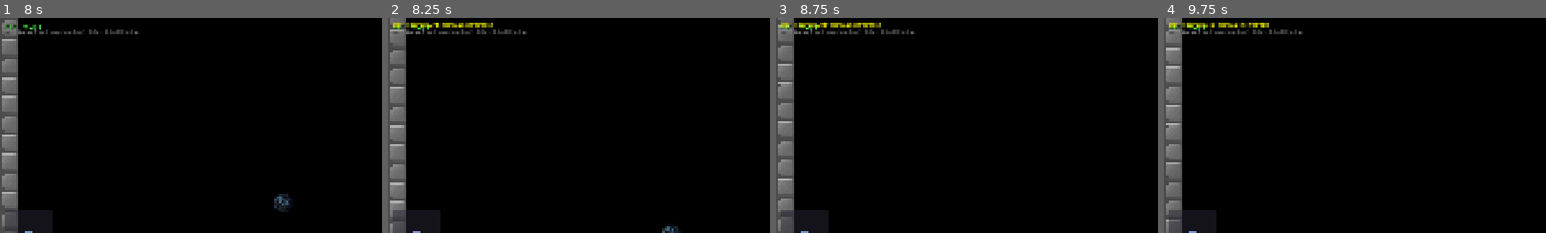
Above: before the commit, frames 1-4 (left to right).
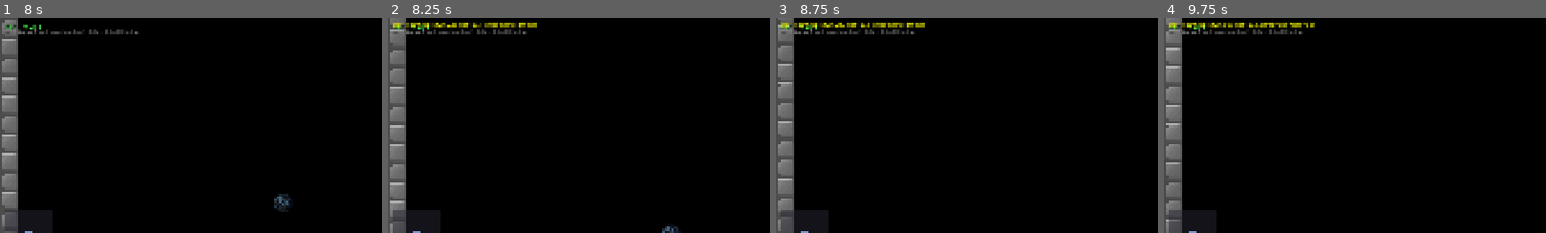
Above: after the commit, the same moments.

Repository: Wmoook/ee2
Game: Godot game, scene res://scenes/world/game.tscn
Two runs of this game, one before a commit and one after it. Both use one fixed random seed, a clock stepped at 60 frames per second and the inputs below.
Inputs (mouse positions are % of the whole screen's width and height, from its top left):
- Up to frame 1 (8 s): tap Enter at 0.5, 5, 6.5 s; move the mouse to (72, 45) at 0.52 s; hold D (move_right) 0.53-1.25 s; hold Ctrl 0.53-1.25 s; click (72, 45) at 0.67 s; tap Space (jump) at 0.77, 1.07, 2, 2.1, 3.77, 3.8, 4.07, 5.75, 6.77, 7.07 s; tap C at 0.8, 5.3 s; drag from (30, 55) to (45, 70) at 1.27 s; move the mouse to (60, 28) at 2.02 s; hold D (move_right) 2.03-2.75 s; hold Ctrl 2.03-2.75 s; drag from (45, 70) to (20, 35) at 2.77 s; move the mouse to (80, 65) at 3.52 s; hold A (move_left) 3.53-4.25 s; hold Mouse wheel down (block_prev) 3.53-4.25 s; drag from (20, 35) to (35, 25) at 4.27 s; move the mouse to (55, 50) at 5.02 s; hold S 5.03-5.75 s; hold Right mouse button (remove_block) 5.03-5.75 s; click (55, 50) at 5.17 s; drag from (35, 25) to (30, 55) at 5.77 s; move the mouse to (72, 45) at 6.52 s; hold W 6.53-7.25 s; hold Ctrl 6.53-7.25 s; tap G at 6.6 s; drag from (30, 55) to (45, 70) at 7.27 s
- Up to frame 2 (8.25 s): move the mouse to (60, 28) at 8.02 s; hold S from 8.03 s (still down); tap P at 8.1 s
- Up to frame 3 (8.75 s): keep holding S; tap Space (jump) at 8.3 s
- Up to frame 4 (9.75 s): release S at 8.75 s; drag from (45, 70) to (20, 35) at 8.77 s; move the mouse to (80, 65) at 9.52 s; hold W from 9.53 s (still down); hold C from 9.53 s (still down); tap 1 at 9.6 s; click (80, 65) at 9.67 s
The pictures show only the part of the screen within x 0-50%, y 0-50%; the shares and areas given below are measured in that part.

Frame 1 is identical in both runs. In frame 2, 0.6% of the frame differs, in the area x 7-39%, y 2-5%; in frame 3, 0.5%; in frame 4, 0.6%.

Commit message:
Polyline auto-split at pinch points for V/U wedge detection
Visual/collision separation: full curve renders as one mesh,
split halves handle collision only.
- _find_pinch_point: spatial hash detects self-narrowing (< 32px)
- Split at midpoint between closest non-adjacent points
- render_only: full curve visible, skipped by collision
- collision_only: split halves invisible, used by sandwich detection
- No recursive splitting (prevents texture fragmentation)
- Renderer reverted to original UV logic (no split artifacts)
- Debug overlay (P key) shows polyline count and wedge state

Co-Authored-By: Claude Opus 4.6 (1M context) <noreply@anthropic.com>

Diff:
--- a/scripts/player/ee_physics.gd
+++ b/scripts/player/ee_physics.gd
@@ -117,10 +117,10 @@
 	return 1.0
 
 func tick(input_h: int, input_v: int, space_just: bool, space_held: bool) -> void:
-	# Wedge: suppress directional input (currently disabled — V-shape detection removed)
-	#if is_wedged:
-	#	input_h = 0
-	#	input_v = 0
+	# Wedge: suppress directional input. Only jump works.
+	if is_wedged:
+		input_h = 0
+		input_v = 0
 	_now_ms += MS_PER_TICK
 	# Track speed in gravity direction to prevent jump during launch
 	var _pre_tick_speedY: float = _speedY
@@ -654,8 +654,7 @@
 	_handle_jump(space_just, space_held)
 
 	# 10. Debug info (P key overlay)
-	debug_text = "stick=%d pos=(%.0f,%.0f) spd=(%.1f,%.1f) grnd=%s" % [_stick_poly_idx, x, y, _speedX, _speedY, is_grounded]
-	is_wedged = false
+	debug_text = "stick=%d polys=%d pos=(%.0f,%.0f) spd=(%.1f,%.1f) grnd=%s wedge=%s" % [_stick_poly_idx, WorldManager.polylines.size(), x, y, _speedX, _speedY, is_grounded, is_wedged]
 
 func _arrow_dir_to_vec(dir: int) -> Vector2:
 	match dir:
--- a/scripts/world/world_manager.gd
+++ b/scripts/world/world_manager.gd
@@ -62,9 +62,69 @@
 					fb["group"] = -1
 			break
 
-func add_polyline(points: PackedVector2Array, side: String = "top", block_id: int = 9) -> void:
+func _find_pinch_point(pts: PackedVector2Array) -> int:
+	## Find where a polyline self-narrows (two non-adjacent parts within 17px).
+	## Returns the midpoint split index, or -1 if no pinch found.
+	const PINCH_DIST: float = 32.0  # Player can't fit when centerlines < 2*(8+8) apart
+	const MIN_SEG_GAP: int = 15  # Skip adjacent segments on same smooth section
+	if pts.size() < MIN_SEG_GAP * 2 + 1:
+		return -1  # Too short to self-intersect
+	# Spatial hash for efficiency
+	var cell_size: int = 32  # Must be >= PINCH_DIST for reliable neighbor search
+	var buckets: Dictionary = {}
+	for i in range(pts.size()):
+		var key: int = int(floor(pts[i].x / cell_size)) * 10000 + int(floor(pts[i].y / cell_size))
+		if not buckets.has(key):
+			buckets[key] = []
+		buckets[key].append(i)
+	# Find closest non-adjacent pair
+	var best_dist: float = PINCH_DIST
+	var best_i: int = -1
+	var best_j: int = -1
+	for i in range(pts.size()):
+		var gx: int = int(floor(pts[i].x / cell_size))
+		var gy: int = int(floor(pts[i].y / cell_size))
+		for dx in range(-1, 2):
+			for dy in range(-1, 2):
+				var key: int = (gx + dx) * 10000 + (gy + dy)
+				if not buckets.has(key):
+					continue
+				for j in buckets[key]:
+					if abs(j - i) <= MIN_SEG_GAP:
+						continue
+					var d: float = pts[i].distance_to(pts[j])
+					if d < best_dist:
+						best_dist = d
+						best_i = i
+						best_j = j
+	if best_i < 0:
+		return -1
+	# Split at midpoint between the two closest points (bottom of U/V)
+	if best_i > best_j:
+		var tmp: int = best_i
+		best_i = best_j
+		best_j = tmp
+	return int((best_i + best_j) / 2)
+
+func add_polyline(points: PackedVector2Array, side: String = "top", block_id: int = 9, uv_offset: float = 0.0, _no_split: bool = false) -> void:
 	if points.size() < 2:
 		return
+	# Auto-split: detect self-intersecting (V/U) curves
+	# Visual: keep ONE full curve mesh. Collision: split into two polys for sandwich detection.
+	if not _no_split:
+		var _split_at: int = _find_pinch_point(points)
+		if _split_at > 1 and _split_at < points.size() - 2:
+			# Add the FULL curve for rendering (collision_only=false, render_only=true)
+			add_polyline(points, side, block_id, 0.0, true)
+			polylines[-1]["render_only"] = true  # Skip in collision
+			# Add split halves for collision only (no mesh needed)
+			var pts_a: PackedVector2Array = points.slice(0, _split_at + 1)
+			var pts_b: PackedVector2Array = points.slice(_split_at)
+			add_polyline(pts_a, side, block_id, 0.0, true)
+			polylines[-1]["collision_only"] = true  # Skip in renderer
+			add_polyline(pts_b, side, block_id, 0.0, true)
+			polylines[-1]["collision_only"] = true
+			return
 	# Compute per-vertex normals by averaging adjacent segment normals
 	var vert_normals: Array = []
 	var seg_count: int = points.size() - 1
@@ -169,7 +229,9 @@
 		"render_bot": render_bot,
 		"render_dists": render_dists,
 		"mesh": mesh,
-		"spatial_hash": _build_spatial_hash(points, 32)
+		"spatial_hash": _build_spatial_hash(points, 32),
+		"uv_offset": uv_offset,
+		"from_split": uv_offset != 0.0  # Part of a split — skip mesh truncation
 	})
 	polylines_changed.emit()
 
@@ -203,7 +265,9 @@
 	for poly in polylines:
 		_dbg_poly_idx += 1
 		if _dbg_poly_idx == exclude_poly:
-			continue  # Skip excluded polyline (pass 2 excludes stick poly)
+			continue
+		if poly.get("render_only", false):
+			continue  # Skip render-only polylines (no collision)
 		# AABB broad phase
 		var bb_min: Vector2 = poly.bbox_min
 		var bb_max: Vector2 = poly.bbox_max
--- a/scripts/world/world_renderer.gd
+++ b/scripts/world/world_renderer.gd
@@ -81,6 +81,8 @@
 	# Draw polyline curves FIRST (so end cap blocks render on top)
 	# Draw polyline curves: textured quads every 16px (no triangulation artifacts)
 	for poly in WorldManager.polylines:
+		if poly.get("collision_only", false):
+			continue  # Skip collision-only polylines (no visual)
 		var poly_pts: PackedVector2Array = poly.points
 		var poly_norms: Array = poly.normals
 		if poly_pts.size() >= 2:
